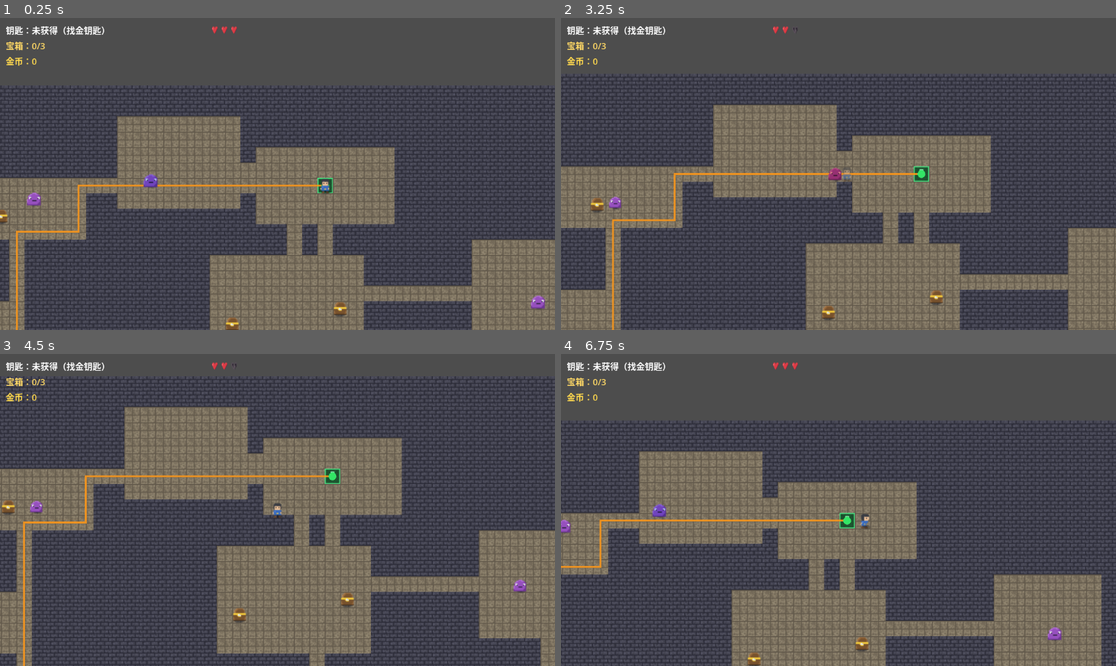
Above: before the commit, frames 1-4 (two rows, left to right).
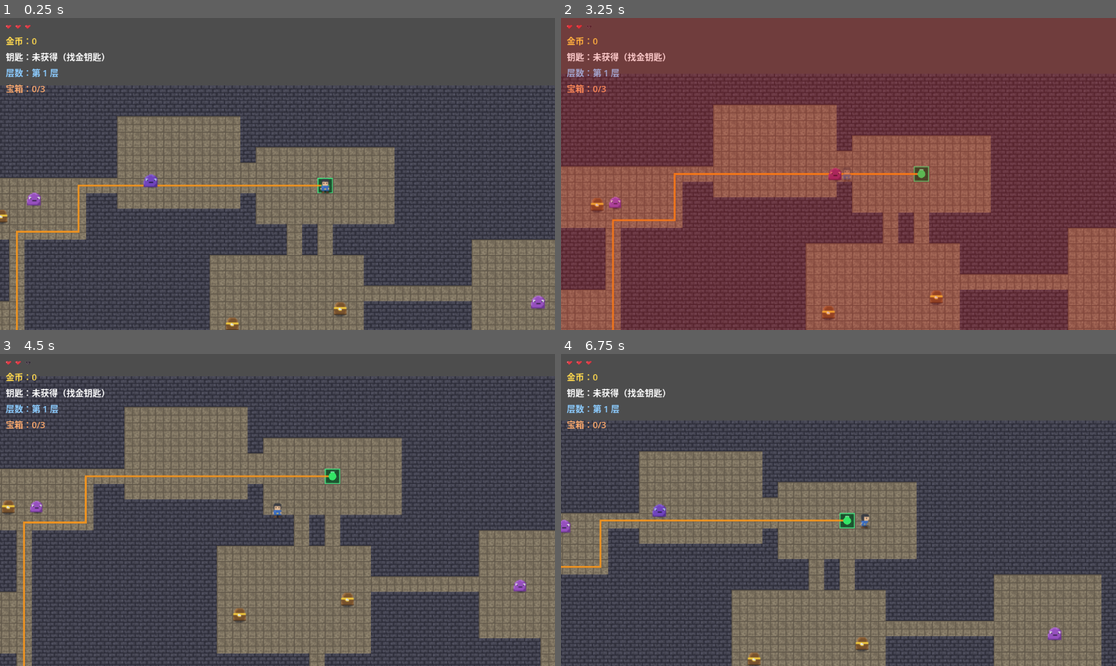
Above: after the commit, the same moments.

Repository: longray/godot_learn
Game: Godot game, scene res://lessons/lesson03_playable/lesson03.tscn
Same seed, same stepped clock (60 frames per second), same inputs: the game is played once before the commit and once after it.
Inputs (mouse positions are in pixels of both pictures, inside the frame that each line leads up to):
- Up to frame 1 (0.25 s): no input
- Up to frame 2 (3.25 s): tap Enter at 0.5 s; move the mouse to (810, 236) at 0.52 s; hold W (move_up) 0.53-1.25 s; click (810, 236) at 0.6 s; drag from (1005, 220) to (705, 211) at 1.27 s; tap Space at 2 s; move the mouse to (672, 127) at 2.02 s; hold A (move_left) 2.03-2.75 s; tap R at 2.1 s; click (672, 127) at 2.3 s; drag from (866, 174) to (816, 311) at 2.77 s
- Up to frame 3 (4.5 s): move the mouse to (194, 432) at 3.52 s; hold S (move_down) 3.53-4.25 s; click (194, 432) at 3.6 s; drag from (399, 494) to (349, 600) at 4.27 s
- Up to frame 4 (6.75 s): tap Enter at 5 s; move the mouse to (727, 525) at 5.02 s; hold W (move_up) 5.03-5.75 s; click (727, 525) at 5.1 s; drag from (894, 441) to (616, 559) at 5.77 s; move the mouse to (810, 572) at 6.52 s; hold D (move_right) from 6.53 s (still down); tap R at 6.6 s

The runs differ from the first frame. In frame 1, 1.1% of the frame differs, in the area x 1-43%, y 2-25%; in frame 2, 100%, in the area x 0-100%, y 0-100%; in frame 3, 1.0%; in frame 4, 1.1%.

Commit message:
feat: 第 8 课——HUD 独立场景与信号解耦 + 作业4/5 受伤红屏与死亡提示

Diff:
--- a/2d_rpg_dungeon/lessons/lesson03_playable/dungeon_playable.gd
+++ b/2d_rpg_dungeon/lessons/lesson03_playable/dungeon_playable.gd
@@ -122,6 +122,9 @@
 # 第 6 课：金币计数（跨层保留——玩家长期资源）
 var gold_count: int = 0
 
+# 第 8 课：层数（出口进入下一层 +1；金币跨层保留，钥匙/宝箱/生命每层重置）
+var floor_number: int = 1
+
 var has_key := false
 var treasure_count := 0
 
@@ -135,15 +138,8 @@
 # 当前地牢里生成的钥匙、宝箱、怪物节点（玩家和出口不在此列，仍复用）
 var dynamic_entities: Array[Node] = []
 
-# HUD 引用（场景里的 CanvasLayer > Label）
-@onready var key_label: Label = $HUD/KeyLabel
-@onready var treasure_label: Label = $HUD/TreasureLabel
-@onready var gold_label: Label = $HUD/GoldLabel
-@onready var health_ui: HBoxContainer = $HUD/HealthUI
-
-# 作业 1（第 5 课）：心形图标纹理
-const HEART_FULL_TEXTURE: Texture2D = preload("res://assets/sprites/heart_full.png")
-const HEART_EMPTY_TEXTURE: Texture2D = preload("res://assets/sprites/heart_empty.png")
+# 第 8 课：独立 HUD 场景实例（hud.tscn）——显示逻辑全部下沉到它，Main 只推送数据
+@onready var hud: Node = get_node_or_null("HUD")
 
 
 func _ready() -> void:
@@ -657,6 +653,8 @@
 	# 第 4 课：出口锁——必须先拿到钥匙
 	if has_key:
 		print("使用钥匙，进入下一层。")
+		# 第 8 课：层数 +1（金币跨层保留；钥匙/宝箱/生命由 generate 内部重置）
+		floor_number += 1
 		# 物理回调中不能直接改场景树，延迟到帧末安全执行
 		call_deferred("generate")
 	else:
@@ -1175,44 +1173,43 @@
 
 
 func _update_hud(locked_hint: bool = false) -> void:
-	# 作业 1：钥匙状态行
-	if key_label == null:
-		return
-
-	if has_key:
-		key_label.text = "钥匙：已获得 ✓ 出口已解锁"
-		key_label.add_theme_color_override("font_color", Color(0.5, 1.0, 0.6))
-	elif locked_hint:
-		key_label.text = "出口被锁住了！去寻找金钥匙…"
-		key_label.add_theme_color_override("font_color", Color(1.0, 0.5, 0.4))
+	# 第 8 课：转发到独立 HUD（hud.tscn 实例）——Main 不再直接持有 Label
+	if hud == null:
+		return
+
+	if locked_hint:
+		hud.show_key_locked_hint()
 	else:
-		key_label.text = "钥匙：未获得（找金钥匙）"
-		key_label.add_theme_color_override("font_color", Color(1.0, 1.0, 1.0))
-
-		# 作业 1（第 5 课）：宝箱计数行（已开 / 总数；宝箱拾取后不回收格子，总数稳定）
-		if treasure_label != null:
-			treasure_label.text = "宝箱：%d/%d" % [treasure_count, treasure_cells.size()]
-			treasure_label.add_theme_color_override("font_color", Color(1.0, 0.85, 0.4))
+		hud.update_key(has_key)
+
+	# 宝箱行无条件刷新（旧版嵌在 else 分支里，已获得钥匙时宝箱数不更新——顺手修正）
+	hud.update_treasure(treasure_count, treasure_cells.size())
+	hud.update_floor(floor_number)
 
 
 func _update_gold_hud() -> void:
 	# 作业 5（第 6 课）：金币计数（跨层保留，只在拾取时刷新）
-	if gold_label != null:
-		gold_label.text = "金币：%d" % gold_count
-		gold_label.add_theme_color_override("font_color", Color(1.0, 0.85, 0.3))
-
-
-func update_health_ui(current: int, max_value: int) -> void:
-	# 作业 1（第 5 课）：按当前生命点亮/熄灭心形（i < current 满心，否则空心）
-	if health_ui == null:
-		return
-
-	for i in health_ui.get_child_count():
-		var heart := health_ui.get_child(i) as TextureRect
-		if heart == null:
-			continue
-
-		heart.texture = HEART_FULL_TEXTURE if i < current else HEART_EMPTY_TEXTURE
+	if hud:
+		hud.update_gold(gold_count)
+
+
+func _on_player_health_changed(current_health: int, max_health: int) -> void:
+	# 第 8 课：接收玩家 health_changed 信号 → 转发 HUD 刷新心形
+	# （替代第 5 课的 player 直调 dungeon.update_health_ui——信号解耦，双向不认识对方）
+	if hud and hud.has_method("update_health"):
+		hud.update_health(current_health, max_health)
+
+
+func _on_player_damaged(_amount: int) -> void:
+	# 作业 4（第 8 课）：受伤 → HUD 红屏闪烁
+	if hud and hud.has_method("flash_hurt"):
+		hud.flash_hurt()
+
+
+func _on_player_died() -> void:
+	# 作业 5（第 8 课）：死亡 → HUD 大字提示
+	if hud and hud.has_method("show_death"):
+		hud.show_death()
 
 
 # =========================
@@ -1238,6 +1235,21 @@
 
 	if "dungeon" in player_instance:
 		player_instance.dungeon = self
+
+	# 第 8 课：连接玩家生命信号（实例重建时是全新对象，天然不会重复连接；
+	# is_connected 守卫兜底同一实例重复进入本函数的路径）
+	if player_instance.has_signal("health_changed"):
+		if not player_instance.is_connected("health_changed", _on_player_health_changed):
+			player_instance.connect("health_changed", _on_player_health_changed)
+
+	# 作业 4/5（第 8 课）：受伤红屏 / 死亡大字（事件信号，见 player.gd 注释）
+	if player_instance.has_signal("damaged"):
+		if not player_instance.is_connected("damaged", _on_player_damaged):
+			player_instance.connect("damaged", _on_player_damaged)
+
+	if player_instance.has_signal("died"):
+		if not player_instance.is_connected("died", _on_player_died):
+			player_instance.connect("died", _on_player_died)
 
 	# 第 5 课（5.7）：每层重置玩家生命/无敌/击退状态
 	if player_instance.has_method("reset_for_new_layer"):
--- /dev/null
+++ b/2d_rpg_dungeon/lessons/lesson03_playable/hud.gd
@@ -0,0 +1,112 @@
+extends CanvasLayer
+
+# =========================
+# 第 8 课：HUD 状态面板（独立场景）
+# 职责单一：只管显示，不持有游戏状态——
+# Main 通过 update_* 方法推送数据，玩家生命经 health_changed 信号 → Main 转发进来
+# =========================
+
+@onready var health_ui: HBoxContainer = $VBoxContainer/HealthUI
+@onready var gold_label: Label = $VBoxContainer/GoldLabel
+@onready var key_label: Label = $VBoxContainer/KeyLabel
+@onready var floor_label: Label = $VBoxContainer/FloorLabel
+@onready var treasure_label: Label = $VBoxContainer/TreasureLabel
+
+# 作业 4/5（第 8 课）：受伤红屏覆盖层 + 死亡大字
+@onready var hurt_overlay: ColorRect = $HurtOverlay
+@onready var death_label: Label = $DeathLabel
+
+# 红屏参数：瞬间拉到 0.25 透明度，每秒衰减 0.5（约 0.5s 消退）
+const HURT_FLASH_ALPHA := 0.25
+const HURT_FADE_SPEED := 0.5
+
+# 死亡提示显示时长（秒）
+const DEATH_SHOW_TIME := 1.2
+
+var _death_showing := false
+
+# 第 5 课资产迁移：心形纹理（满/空心）
+const HEART_FULL_TEXTURE: Texture2D = preload("res://assets/sprites/heart_full.png")
+const HEART_EMPTY_TEXTURE: Texture2D = preload("res://assets/sprites/heart_empty.png")
+
+
+func update_health(current_health: int, max_health: int) -> void:
+	# 心形数量随 max_health 动态同步（场景里预置 3 颗，运行时按需增减）
+	_sync_heart_count(max_health)
+
+	# 作业 1（第 5 课）：i < current 满心，否则空心
+	for i in health_ui.get_child_count():
+		var heart := health_ui.get_child(i) as TextureRect
+		if heart == null:
+			continue
+
+		heart.texture = HEART_FULL_TEXTURE if i < current_health else HEART_EMPTY_TEXTURE
+
+
+func update_gold(gold: int) -> void:
+	gold_label.text = "金币：%d" % gold
+	gold_label.add_theme_color_override("font_color", Color(1.0, 0.85, 0.3))
+
+
+func update_key(has_key: bool) -> void:
+	if has_key:
+		key_label.text = "钥匙：已获得 ✓ 出口已解锁"
+		key_label.add_theme_color_override("font_color", Color(0.5, 1.0, 0.6))
+	else:
+		key_label.text = "钥匙：未获得（找金钥匙）"
+		key_label.add_theme_color_override("font_color", Color(1.0, 1.0, 1.0))
+
+
+func show_key_locked_hint() -> void:
+	# 第 4 课资产迁移：踩到锁定出口时的红字提示（覆盖 update_key 的常规文案）
+	key_label.text = "出口被锁住了！去寻找金钥匙…"
+	key_label.add_theme_color_override("font_color", Color(1.0, 0.5, 0.4))
+
+
+func update_floor(floor_number: int) -> void:
+	# 第 8 课新增：层数显示（出口进入下一层时 +1）
+	floor_label.text = "层数：第 %d 层" % floor_number
+	floor_label.add_theme_color_override("font_color", Color(0.55, 0.8, 1.0))
+
+
+func update_treasure(opened: int, total: int) -> void:
+	# 第 5 课格式迁移：已开 / 总数（宝箱拾取后不回收格子，总数稳定）
+	treasure_label.text = "宝箱：%d/%d" % [opened, total]
+	treasure_label.add_theme_color_override("font_color", Color(1.0, 0.67, 0.43))
+
+
+func _sync_heart_count(count: int) -> void:
+	# 动态增减心形节点（max_health 改变时 HUD 自动跟上）
+	while health_ui.get_child_count() < count:
+		var heart := TextureRect.new()
+		heart.custom_minimum_size = Vector2(16, 16)
+		heart.texture = HEART_EMPTY_TEXTURE
+		health_ui.add_child(heart)
+
+	# queue_free 到帧末才真正移除，child_count 不会立即下降——缩容循环天然只跑一次
+	while health_ui.get_child_count() > count:
+		health_ui.get_child(health_ui.get_child_count() - 1).queue_free()
+
+
+func _process(delta: float) -> void:
+	# 作业 4（第 8 课）：红屏渐隐（每帧把红色 alpha 往 0 衰减）
+	if hurt_overlay.color.a > 0.0:
+		hurt_overlay.color.a = maxf(0.0, hurt_overlay.color.a - HURT_FADE_SPEED * delta)
+
+
+func flash_hurt() -> void:
+	# 作业 4（第 8 课）：受伤瞬间红屏（透明度瞬间拉满，_process 里负责消退）
+	hurt_overlay.color.a = HURT_FLASH_ALPHA
+
+
+func show_death() -> void:
+	# 作业 5（第 8 课）：死亡大字，居中弹出 DEATH_SHOW_TIME 秒后隐藏
+	# _death_showing 守卫：连续死亡时避免两个并发 await 互相提前关灯
+	if _death_showing:
+		return
+
+	_death_showing = true
+	death_label.visible = true
+	await get_tree().create_timer(DEATH_SHOW_TIME).timeout
+	death_label.visible = false
+	_death_showing = false
--- /dev/null
+++ b/2d_rpg_dungeon/lessons/lesson03_playable/hud.tscn
@@ -0,0 +1,74 @@
+[gd_scene format=3 uid="uid://chud8k4l2w0q7"]
+
+[ext_resource type="Script" path="res://lessons/lesson03_playable/hud.gd" id="1_hud"]
+[ext_resource type="Texture2D" path="res://assets/sprites/heart_full.png" id="2_heart_full"]
+[ext_resource type="Texture2D" path="res://assets/sprites/heart_empty.png" id="3_heart_empty"]
+
+[node name="HUD" type="CanvasLayer"]
+script = ExtResource("1_hud")
+
+[node name="VBoxContainer" type="VBoxContainer" parent="."]
+offset_left = 12.0
+offset_top = 12.0
+offset_right = 260.0
+offset_bottom = 200.0
+theme_override_constants/separation = 6.0
+
+[node name="HealthUI" type="HBoxContainer" parent="VBoxContainer"]
+theme_override_constants/separation = 4.0
+
+[node name="Heart1" type="TextureRect" parent="VBoxContainer/HealthUI"]
+offset_right = 16.0
+offset_bottom = 16.0
+texture = ExtResource("2_heart_full")
+
+[node name="Heart2" type="TextureRect" parent="VBoxContainer/HealthUI"]
+offset_right = 16.0
+offset_bottom = 16.0
+texture = ExtResource("2_heart_full")
+
+[node name="Heart3" type="TextureRect" parent="VBoxContainer/HealthUI"]
+offset_right = 16.0
+offset_bottom = 16.0
+texture = ExtResource("2_heart_full")
+
+[node name="GoldLabel" type="Label" parent="VBoxContainer"]
+theme_override_font_sizes/font_size = 18
+text = "金币：0"
+
+[node name="KeyLabel" type="Label" parent="VBoxContainer"]
+theme_override_font_sizes/font_size = 18
+text = "钥匙：未获得"
+
+[node name="FloorLabel" type="Label" parent="VBoxContainer"]
+theme_override_font_sizes/font_size = 18
+text = "层数：第 1 层"
+
+[node name="TreasureLabel" type="Label" parent="VBoxContainer"]
+theme_override_font_sizes/font_size = 18
+text = "宝箱：0/0"
+
+[node name="HurtOverlay" type="ColorRect" parent="."]
+anchors_preset = 15
+anchor_right = 1.0
+anchor_bottom = 1.0
+mouse_filter = 2
+color = Color(1, 0, 0, 0)
+
+[node name="DeathLabel" type="Label" parent="."]
+anchors_preset = 8
+anchor_left = 0.5
+anchor_top = 0.5
+anchor_right = 0.5
+anchor_bottom = 0.5
+offset_left = -200.0
+offset_top = -50.0
+offset_right = 200.0
+offset_bottom = 50.0
+theme_override_font_sizes/font_size = 56
+theme_override_colors/font_color = Color(1, 0.3, 0.3, 1)
+horizontal_alignment = 1
+vertical_alignment = 1
+text = "你死了"
+mouse_filter = 2
+visible = false
--- a/2d_rpg_dungeon/lessons/lesson03_playable/lesson03.tscn
+++ b/2d_rpg_dungeon/lessons/lesson03_playable/lesson03.tscn
@@ -1,12 +1,11 @@
-[gd_scene load_steps=8 format=3 uid="uid://cdk3wau04wocm"]
+[gd_scene load_steps=7 format=3 uid="uid://cdk3wau04wocm"]
 
 [ext_resource type="Script" uid="uid://bttsnjhyf20ym" path="res://lessons/lesson03_playable/dungeon_playable.gd" id="1_main"]
 [ext_resource type="TileSet" uid="uid://cu7s624kw70bb" path="res://assets/tiles/dungeon_tiles.tres" id="2_tiles"]
 [ext_resource type="PackedScene" path="res://lessons/lesson03_playable/player.tscn" id="3_player"]
 [ext_resource type="Script" uid="uid://d1wowjicq0rdx" path="res://lessons/lesson03_playable/path_overlay.gd" id="4_overlay"]
 [ext_resource type="PackedScene" path="res://lessons/lesson03_playable/enemy.tscn" id="5_enemy"]
-[ext_resource type="Texture2D" path="res://assets/sprites/heart_full.png" id="6_heart_full"]
-[ext_resource type="Texture2D" path="res://assets/sprites/heart_empty.png" id="7_heart_empty"]
+[ext_resource type="PackedScene" path="res://lessons/lesson03_playable/hud.tscn" id="6_hud"]
 
 [node name="Main" type="Node2D" unique_id=53313134]
 script = ExtResource("1_main")
@@ -20,50 +19,4 @@
 [node name="PathOverlay" type="Node2D" parent="." unique_id=984029640]
 script = ExtResource("4_overlay")
 
-[node name="HUD" type="CanvasLayer" parent="." unique_id=1153160218]
-
-[node name="KeyLabel" type="Label" parent="HUD" unique_id=1746704671]
-offset_left = 12.0
-offset_top = 12.0
-offset_right = 500.0
-offset_bottom = 44.0
-theme_override_font_sizes/font_size = 18
-text = "钥匙：未获得"
-
-[node name="TreasureLabel" type="Label" parent="HUD" unique_id=1507903963]
-offset_left = 12.0
-offset_top = 44.0
-offset_right = 500.0
-offset_bottom = 76.0
-theme_override_font_sizes/font_size = 18
-text = "宝箱：0/0"
-
-[node name="GoldLabel" type="Label" parent="HUD" unique_id=2001002005]
-offset_left = 12.0
-offset_top = 76.0
-offset_right = 500.0
-offset_bottom = 108.0
-theme_override_font_sizes/font_size = 18
-text = "金币：0"
-
-[node name="HealthUI" type="HBoxContainer" parent="HUD" unique_id=2001002001]
-offset_left = 440.0
-offset_top = 12.0
-offset_right = 500.0
-offset_bottom = 44.0
-theme_override_constants/separation = 4
-
-[node name="Heart1" type="TextureRect" parent="HUD/HealthUI" unique_id=2001002002]
-offset_right = 16.0
-offset_bottom = 16.0
-texture = ExtResource("6_heart_full")
-
-[node name="Heart2" type="TextureRect" parent="HUD/HealthUI" unique_id=2001002003]
-offset_right = 16.0
-offset_bottom = 16.0
-texture = ExtResource("6_heart_full")
-
-[node name="Heart3" type="TextureRect" parent="HUD/HealthUI" unique_id=2001002004]
-offset_right = 16.0
-offset_bottom = 16.0
-texture = ExtResource("6_heart_full")
+[node name="HUD" parent="." instance=ExtResource("6_hud")]
--- a/2d_rpg_dungeon/lessons/lesson03_playable/player.gd
+++ b/2d_rpg_dungeon/lessons/lesson03_playable/player.gd
@@ -4,7 +4,16 @@
 # 第 3 课：简单地牢玩家移动
 # 第 4 课：四向行走动画 + 滚轮缩放
 # 第 5 课：生命值 + 受伤击退 + 无敌帧 + 死亡重生
-# =========================
+# 第 8 课：health_changed 信号——生命变化主动广播（HUD/任何关心者自行连接）
+# =========================
+
+# 第 8 课：生命变化信号（受伤/治疗/重置/死亡时 emit，Main 接收后转发 HUD）
+signal health_changed(current_health: int, max_health: int)
+
+# 作业 4/5（第 8 课）：事件信号——与 health_changed（状态量）互补的"瞬间事件"。
+# health_changed 治疗也会发，无法区分"掉血"和"回血"；红屏/死亡提示只在真事件发生时闪
+signal damaged(amount: int)
+signal died()
 
 @export var speed: float = 140.0
 
@@ -68,6 +77,9 @@
 func _ready() -> void:
 	health = max_health
 
+	# 第 8 课：初始生命广播（Main 连接后 HUD 显示满心）
+	health_changed.emit(health, max_health)
+
 
 func reset_for_new_layer() -> void:
 	health = max_health
@@ -75,7 +87,7 @@
 	knockback = Vector2.ZERO
 	modulate.a = 1.0
 
-	_notify_health_ui()
+	health_changed.emit(health, max_health)
 
 
 func _unhandled_input(event: InputEvent) -> void:
@@ -192,7 +204,8 @@
 
 	print("玩家受伤，剩余生命：", health)
 
-	_notify_health_ui()
+	health_changed.emit(health, max_health)
+	damaged.emit(amount)  # 作业 4：红屏闪烁（喝药水不发此信号）
 
 	if health <= 0:
 		die()
@@ -205,10 +218,12 @@
 func die() -> void:
 	print("玩家死亡，回到入口。")
 
+	died.emit()  # 作业 5：HUD 大字提示
+
 	health = max_health
 	knockback = Vector2.ZERO
 
-	_notify_health_ui()
+	health_changed.emit(health, max_health)
 
 	# 作业 5（第 5 课）：死亡重置本层（钥匙/宝箱/怪物复原）；
 	# 无此方法时回退轻惩罚（仅回入口）。generate 内部会重置位置与状态
@@ -221,18 +236,12 @@
 	_start_invincibility(invincibility_time * 1.5)
 
 
-func _notify_health_ui() -> void:
-	# 作业 1（第 5 课）：通知 HUD 刷新心形（dungeon 可能未注入，防御性检查）
-	if dungeon and dungeon.has_method("update_health_ui"):
-		dungeon.update_health_ui(health, max_health)
-
-
 func heal(amount: int) -> void:
 	# 第 6 课：药水回血（上限 max_health）
 	health = mini(max_health, health + amount)
 	print("恢复生命，当前生命：", health)
 
-	_notify_health_ui()
+	health_changed.emit(health, max_health)
 
 
 func _attack() -> void:
Not shown, added: 2d_rpg_dungeon/lessons/lesson03_playable/hud.gd.uid
